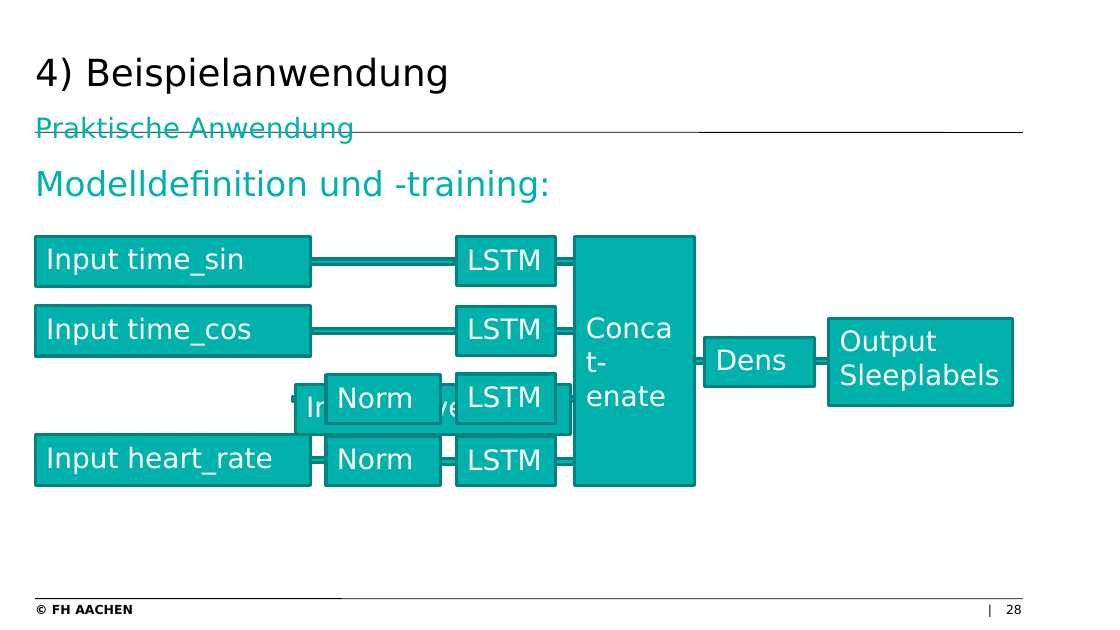
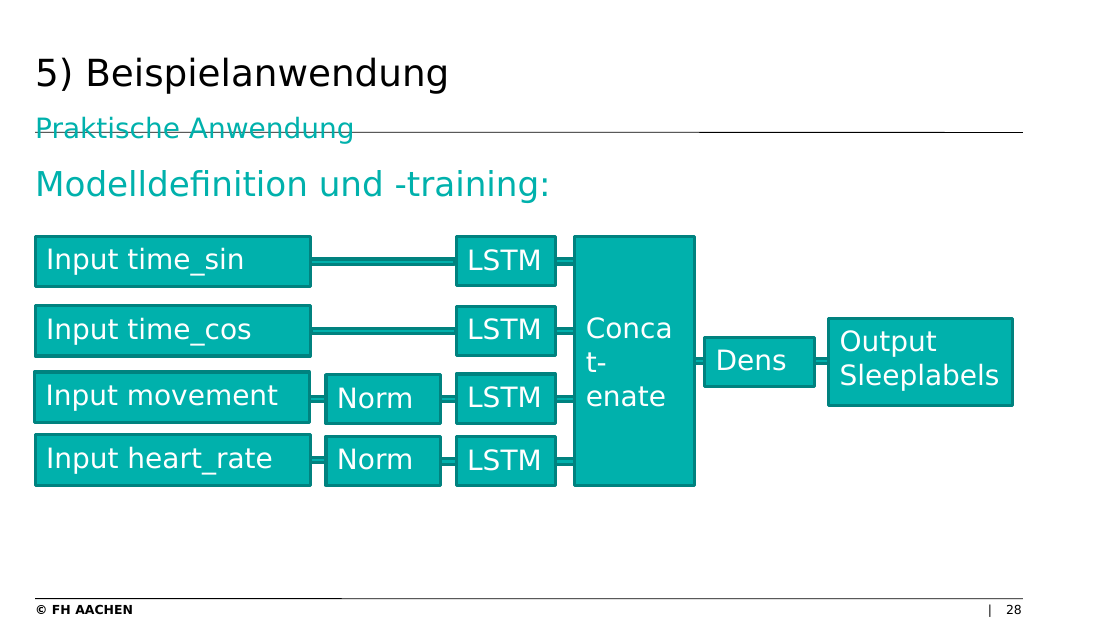
Before and after one commit to levithas/Bachelorprojekt, a slide deck: slide 28 of Dokumentation/Präsentation.pptx. Drawn at 1120x630 pixels with LibreOffice and Linux fonts; fonts in the diff are those of the drawing; background and template pictures are left out. Boxes give left, top, right and bottom in pixels: in the first picture for what was removed or moved away, otherwise in the second. Text is boxed around its words. In the diff, an @@ line names an element or a change of style, - is before the commit and + after.

```diff
--- a/Dokumentation/Präsentation.pptx
+++ b/Dokumentation/Präsentation.pptx
@@ title at [35, 57, 449, 144]: text changed @@
-4) Beispielanwendung
-Praktische Anwendung
+5) Beispielanwendung
+Praktische Anwendung
@@ rectangle "Input movement": place and size @@
-rectangle "Input movement" at [296, 384, 571, 435]
+rectangle "Input movement" at [35, 372, 310, 422]
@@ math minus added at [421, 388, 480, 411], fill #00B1AC, outline #00837F 2 pt @@
```
Also in this commit, not shown: 22 other slides changed.
